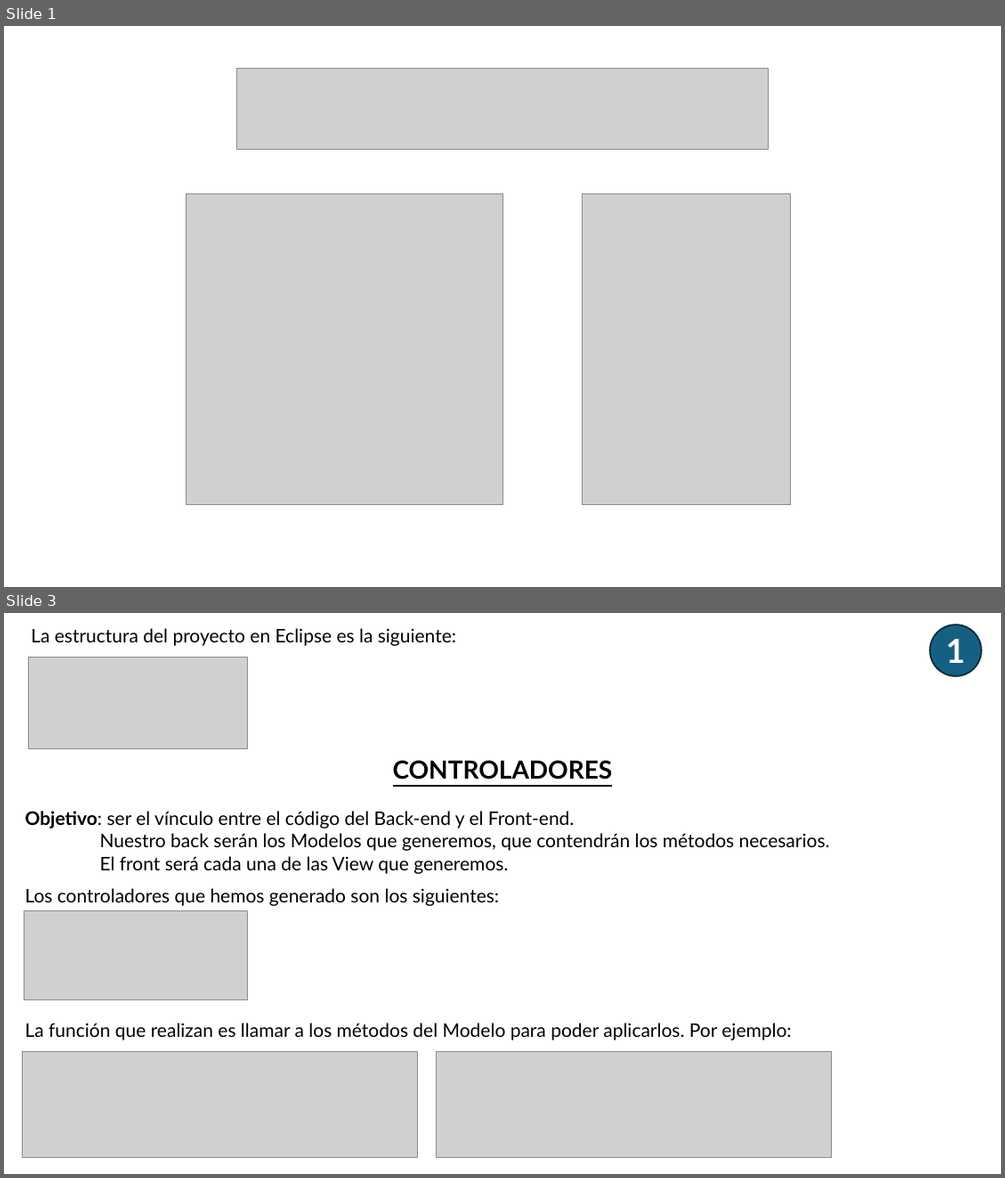
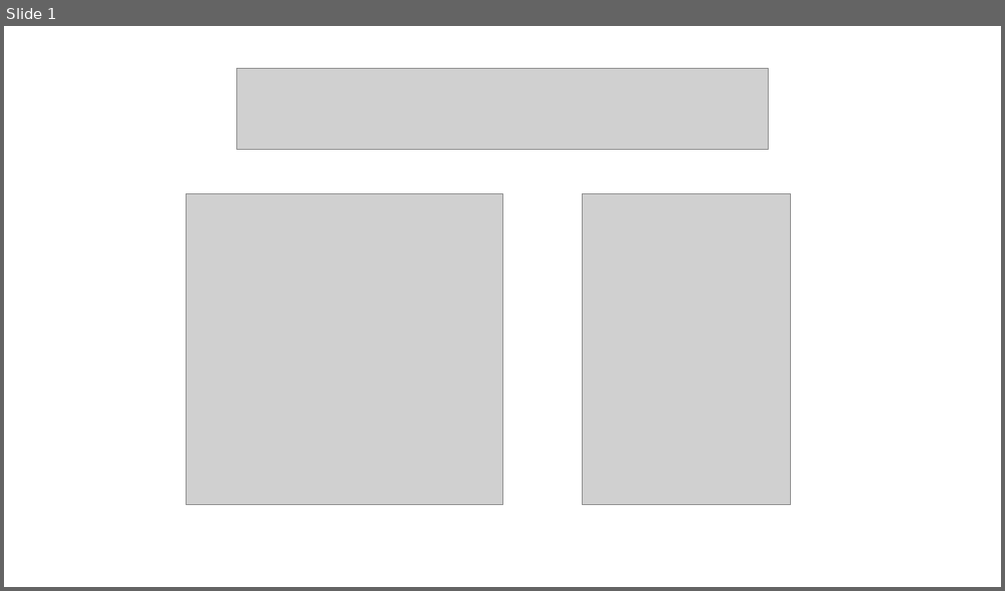
Before and after one commit to AchillesD9-Alex/-2024-Java-Angular-Bootcamp, a slide deck: [JAVA]/C5/TA26/ta26.pptx. Shown one above the other, each under a label of ours: slides 1 and 3 before the commit, slide 1 after it; the slides between them are not shown. The pictures are 1005x1178 and 1005x591 pixels, drawn with LibreOffice and Linux fonts; fonts in the diff are those of the drawing; grey boxes stand for pictures. Boxes give left, top, right and bottom in pixels: in the first picture for what was removed or moved away, otherwise in the second. Text is boxed around its words. In the diff, an @@ line names an element or a change of style, - is before the commit and + after.

Commit message:
TA26 entrega

```diff
--- a/[JAVA]/C5/TA26/ta26.pptx
+++ b/[JAVA]/C5/TA26/ta26.pptx
@@ slide 3 removed at [4, 613, 1001, 1174], background #FFFFFF @@
@@ text removed at [31, 628, 456, 646] @@
-La estructura del proyecto en Eclipse es la siguiente:
@@ ellipse removed at [930, 625, 981, 676] @@
-1
@@ picture removed at [28, 657, 247, 749] @@
@@ text removed at [25, 760, 830, 874] @@
-CONTROLADORES
-Objetivo: ser el vínculo entre el código del Back-end y el Front-end.
-Nuestro back serán los Modelos que generemos, que contendrán los métodos necesarios.
-El front será cada una de las View que generemos.
@@ text removed at [25, 888, 499, 906] @@
-Los controladores que hemos generado son los siguientes:
@@ picture removed at [24, 910, 247, 1000] @@
@@ text removed at [25, 1022, 791, 1040] @@
-La función que realizan es llamar a los métodos del Modelo para poder aplicarlos. Por ejemplo:
@@ picture removed at [22, 1052, 418, 1158] @@
@@ picture removed at [437, 1052, 832, 1158] @@
```
Also in this commit, not shown: 3 slides added, 6 other slides removed, 3 other files.
